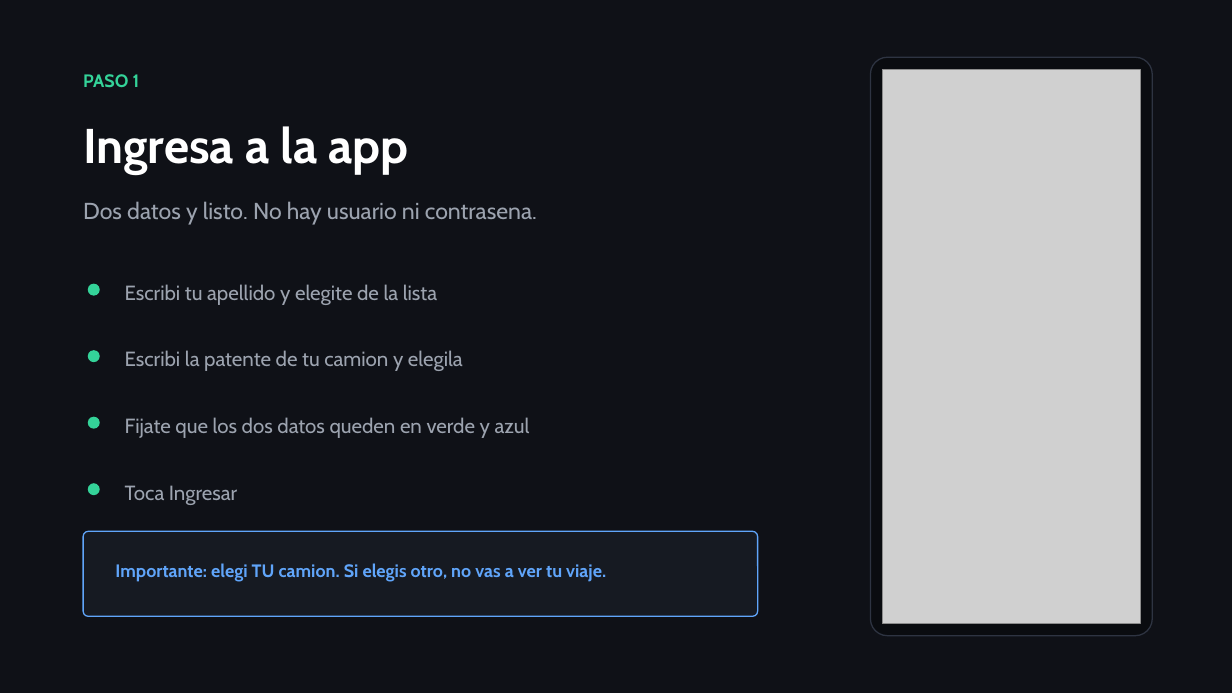
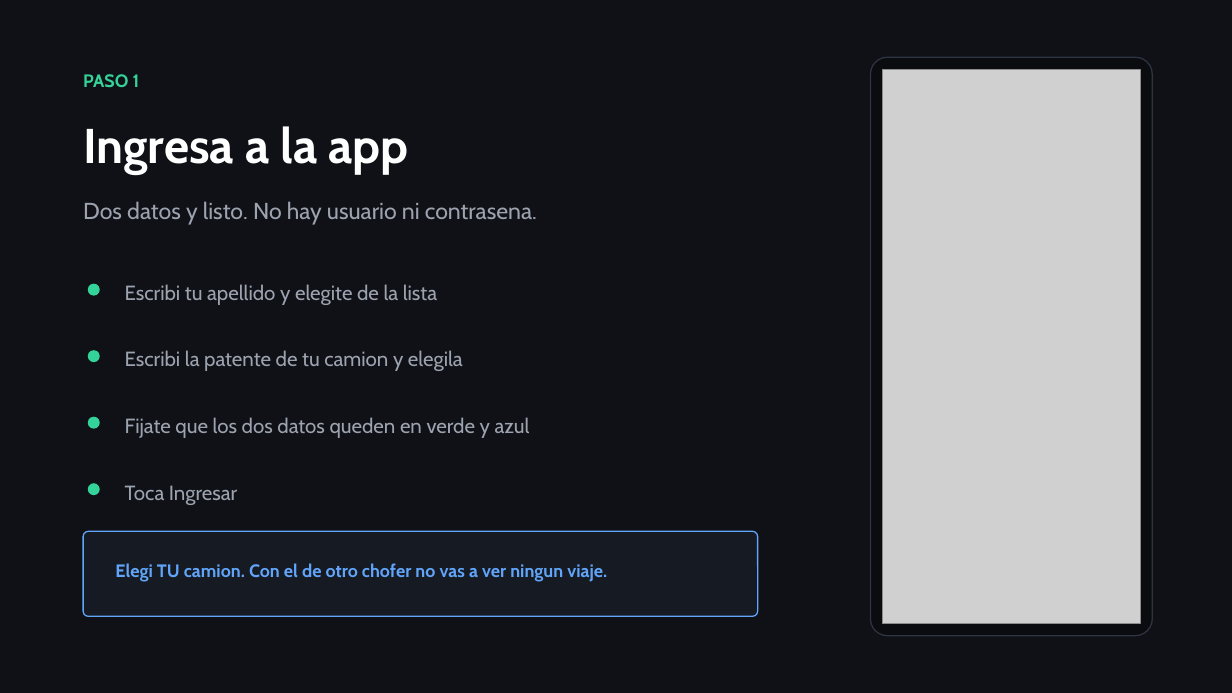
Before and after one commit to Dibiagi-I-D/Automatizacion-liquidacion-de-viajes, a slide deck: slide 4 of Gastos_Logistica_Capacitacion.pptx (slide 3 before the commit). Drawn at 1232x693 pixels with LibreOffice and Linux fonts; fonts in the diff are those of the drawing; grey boxes stand for pictures. Boxes give left, top, right and bottom in pixels: in the first picture for what was removed or moved away, otherwise in the second. Text is boxed around its words. In the diff, an @@ line names an element or a change of style, - is before the commit and + after.

```diff
--- a/Gastos_Logistica_Capacitacion.pptx
+++ b/Gastos_Logistica_Capacitacion.pptx
@@ text at (115, 563, 607, 582): text changed @@
-Importante: elegi TU camion. Si elegis otro, no vas a ver tu viaje.
+Elegi TU camion. Con el de otro chofer no vas a ver ningun viaje.
```
Also in this commit, not shown: 5 other slides changed, 7 slides added, 5 other files.
